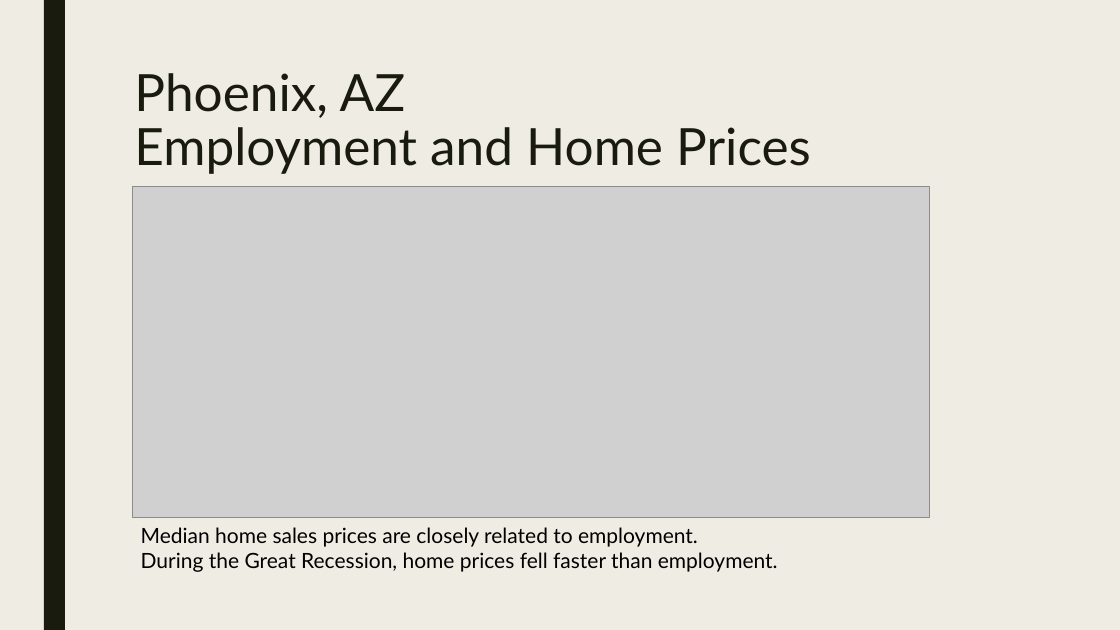
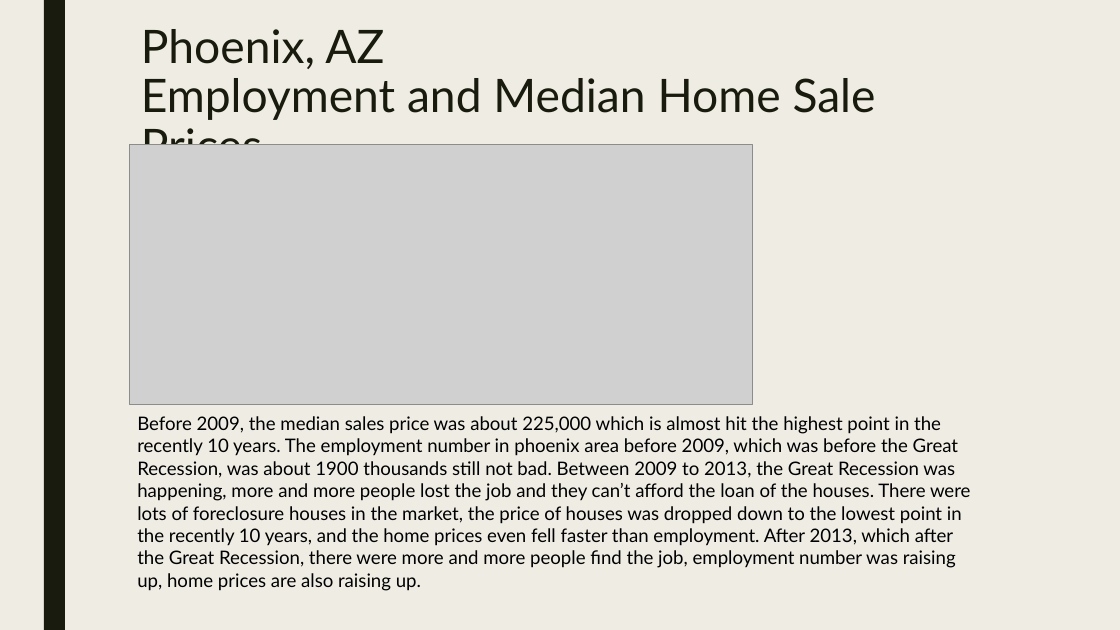
Before and after one commit to janinewhite/Proletariats, a slide deck: slide 8 of Presentation/Analysis of Phoenix AZ Real Estate Trends.pptx. Drawn at 1120x630 pixels with LibreOffice and Linux fonts; fonts in the diff are those of the drawing; grey boxes stand for pictures. Boxes give left, top, right and bottom in pixels: in the first picture for what was removed or moved away, otherwise in the second. Text is boxed around its words. In the diff, an @@ line names an element or a change of style, - is before the commit and + after.

```diff
--- a/Presentation/Analysis of Phoenix AZ Real Estate Trends.pptx
+++ b/Presentation/Analysis of Phoenix AZ Real Estate Trends.pptx
@@ title at [141,29,876,145]: text changed; size 44 to 39.6 pt @@
-Phoenix, AZ
-Employment and Home Prices
+Phoenix, AZ
+Employment and Median Home Sale Prices
@@ picture: place and size @@
-picture at [133,187,929,518]
+picture at [129,145,753,404]
@@ text at [137,416,971,591]: text changed; size 18 to 16 pt @@
-Median home sales prices are closely related to employment.
-During the Great Recession, home prices fell faster than employment.
+Before 2009, the median sales price was about 225,000 which is almost hit the highest point in the recently 10 years. The employment number in phoenix area before 2009, which was before the Great Recession, was about 1900 thousands still not bad. Between 2009 to 2013, the Great Recession was happening, more and more people lost the job and they can’t afford the loan of the houses. There were lots of foreclosure houses in the market, the price of houses was dropped down to the lowest point in the recently 10 years, and the home prices even fell faster than employment. After 2013, which after the Great Recession, there were more and more people find the job, employment number was raising up, home prices are also raising up.
```
